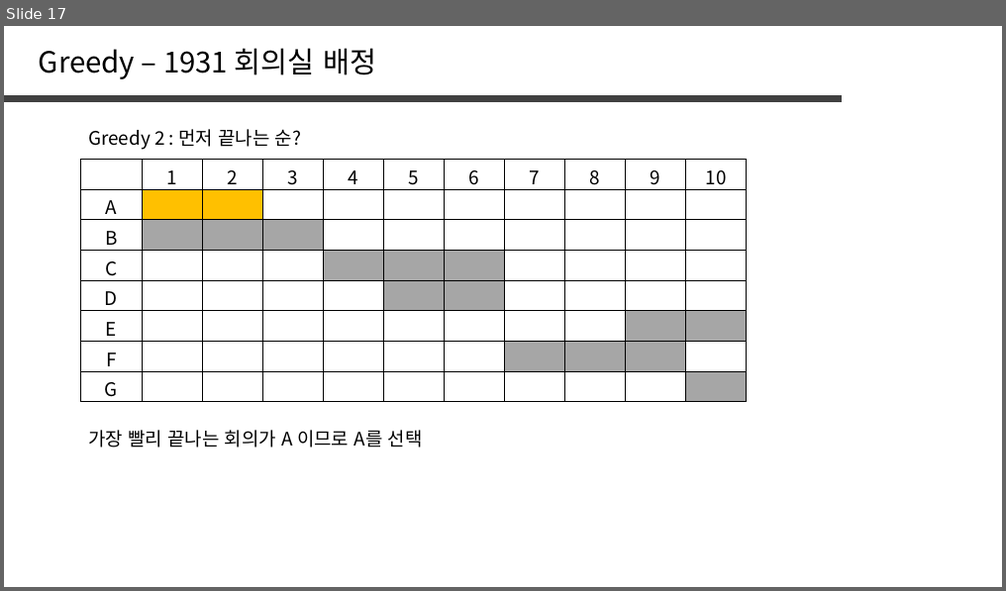
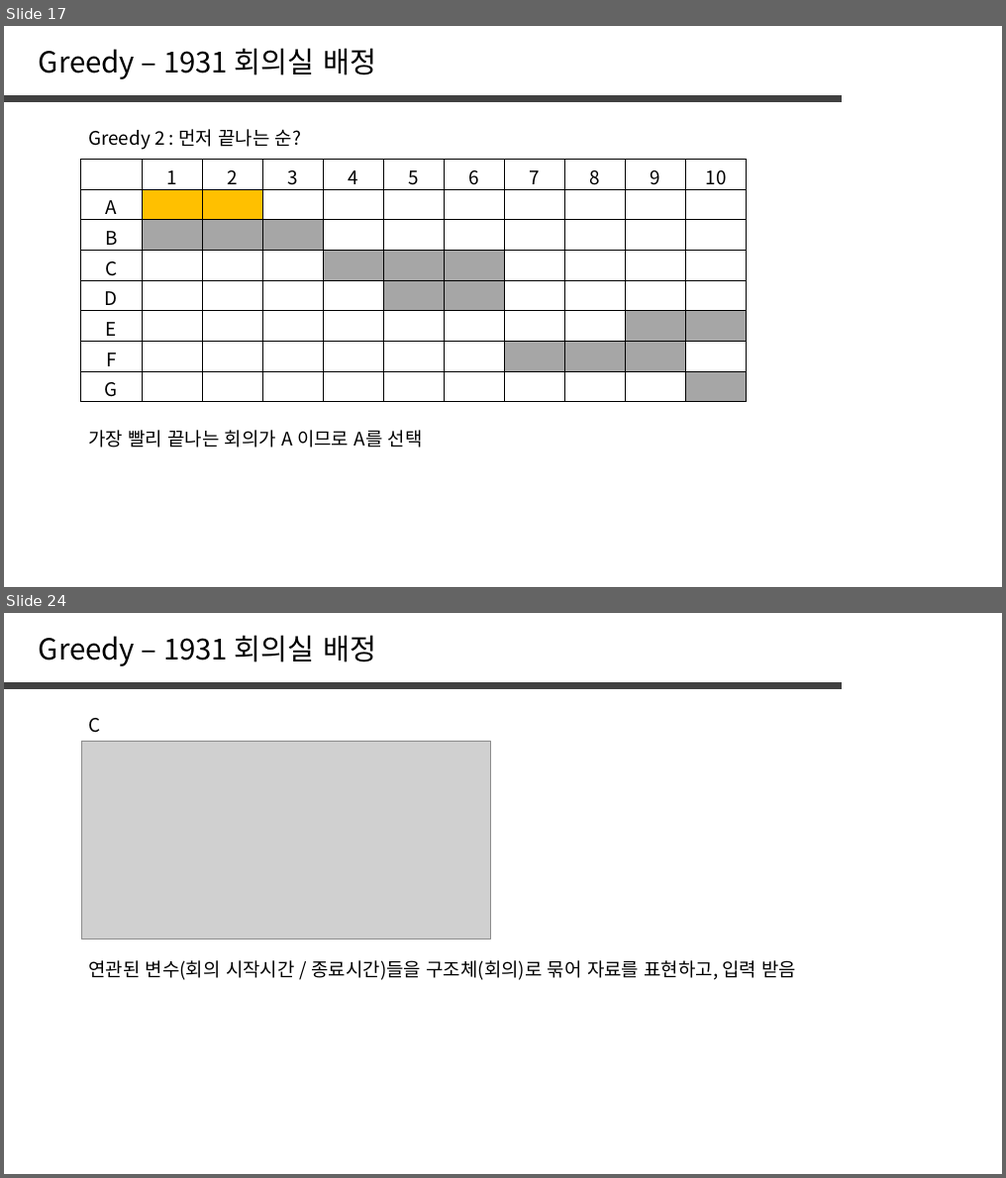
Before and after one commit to jaehoo1/PS-study, a slide deck: study/6_Greedy.pptx. Shown one above the other, each under a label of ours: slide 17 before the commit, slides 17 and 24 after it; the slides between them are not shown. The pictures are 1006x591 and 1006x1178 pixels, drawn with LibreOffice and Linux fonts; fonts in the diff are those of the drawing; grey boxes stand for pictures. Boxes give left, top, right and bottom in pixels: in the first picture for what was removed or moved away, otherwise in the second. Text is boxed around its words. In the diff, an @@ line names an element or a change of style, - is before the commit and + after.

```diff
--- a/study/6_Greedy.pptx
+++ b/study/6_Greedy.pptx
@@ slide 24 added at (x1=4, y1=613, x2=1002, y2=1174), background #FFFFFF @@
@@ text added at (x1=39, y1=635, x2=376, y2=666), 28 pt, text #000000 @@
+Greedy – 1931 회의실 배정
@@ line added from (4, 685) to (843, 685), #404040 6 pt @@
@@ text added at (x1=88, y1=718, x2=100, y2=733), 18 pt, text #000000 @@
+C
@@ picture added at (x1=81, y1=741, x2=491, y2=940) @@
@@ text added at (x1=88, y1=960, x2=797, y2=980), 18 pt, text #000000 @@
+연관된 변수(회의 시작시간 / 종료시간)들을 구조체(회의)로 묶어 자료를 표현하고, 입력 받음
```
Also in this commit, not shown: 5 slides changed, 5 other slides added.
